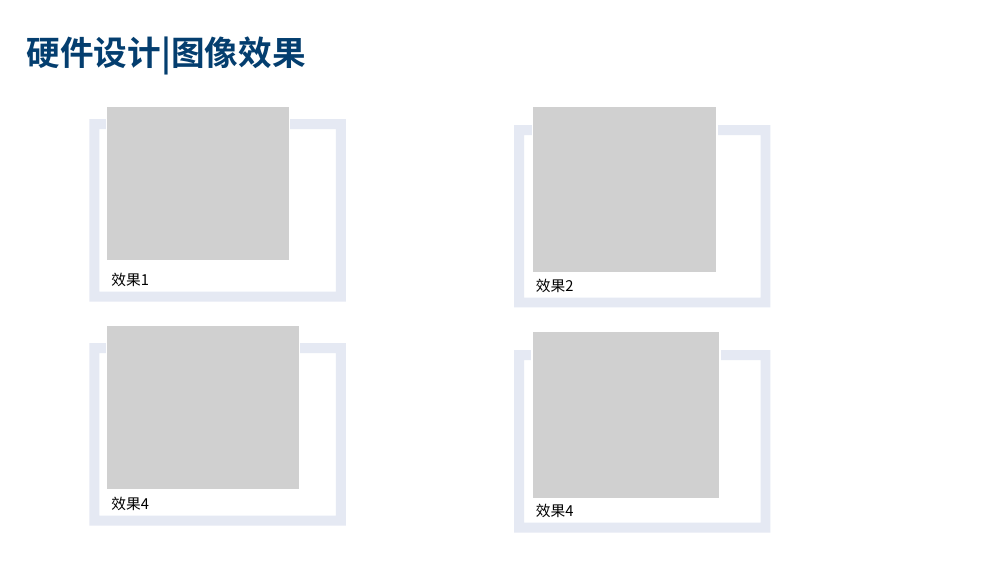
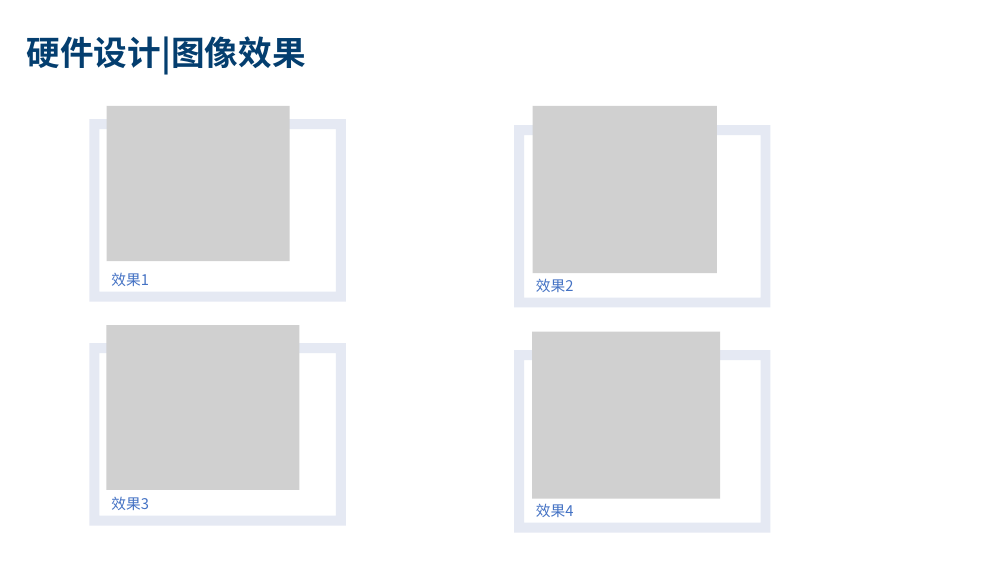
Before and after one commit to wanglvhh/Solution_2021, a slide deck: slide 17 of 2022/01/BOYD 大幅面散热板外观测量检测项目/BOYD-散热板外观检测解决方案 新版V1.0.0.1.pptx (slide 13 before the commit). Drawn at 1008x567 pixels with LibreOffice and Linux fonts; fonts in the diff are those of the drawing; grey boxes stand for pictures; background and template pictures are left out. Boxes give left, top, right and bottom in pixels: in the first picture for what was removed or moved away, otherwise in the second. Text is boxed around its words. In the diff, an @@ line names an element or a change of style, - is before the commit and + after.

```diff
--- a/2022/01/BOYD 大幅面散热板外观测量检测项目/BOYD-散热板外观检测解决方案 新版V1.0.0.1.pptx
+++ b/2022/01/BOYD 大幅面散热板外观测量检测项目/BOYD-散热板外观检测解决方案 新版V1.0.0.1.pptx
@@ text at bbox=[111, 497, 149, 510]: text changed; text colour #000000 to #4472C4 @@
-效果4
+效果3
@@ text colour #000000 to #4472C4 in 3 elements at bbox=[111, 273, 149, 286], bbox=[536, 278, 574, 292], bbox=[536, 503, 574, 517] @@
```
Also in this commit, not shown: 5 other slides changed, 4 slides added, 1 other file.
